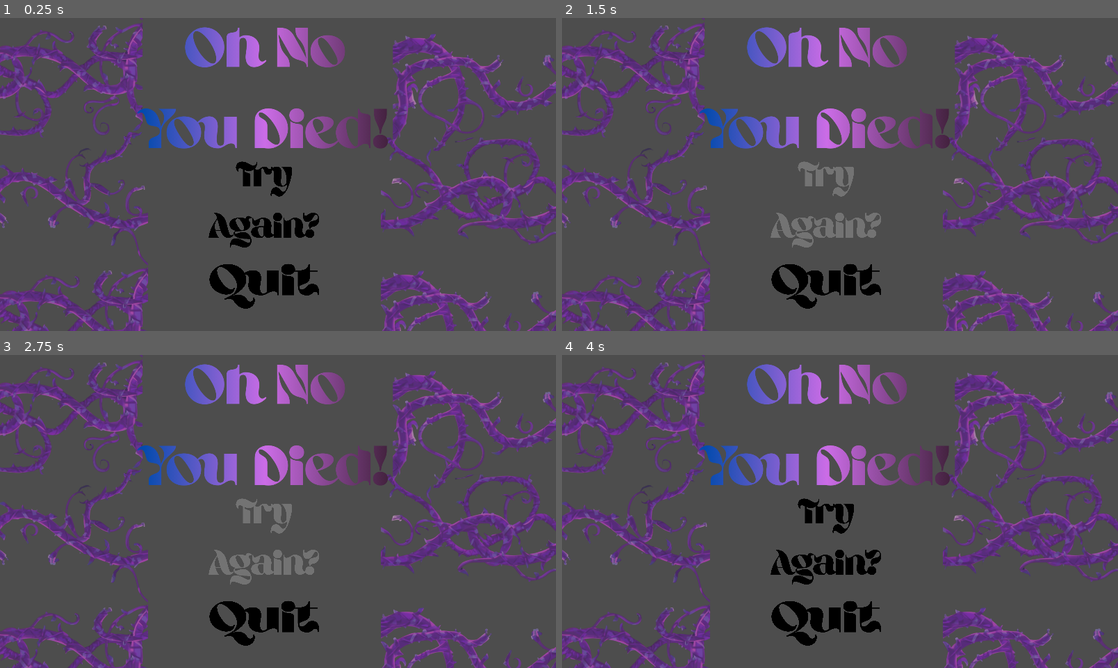
Above: before the commit, frames 1-4 (two rows, left to right).
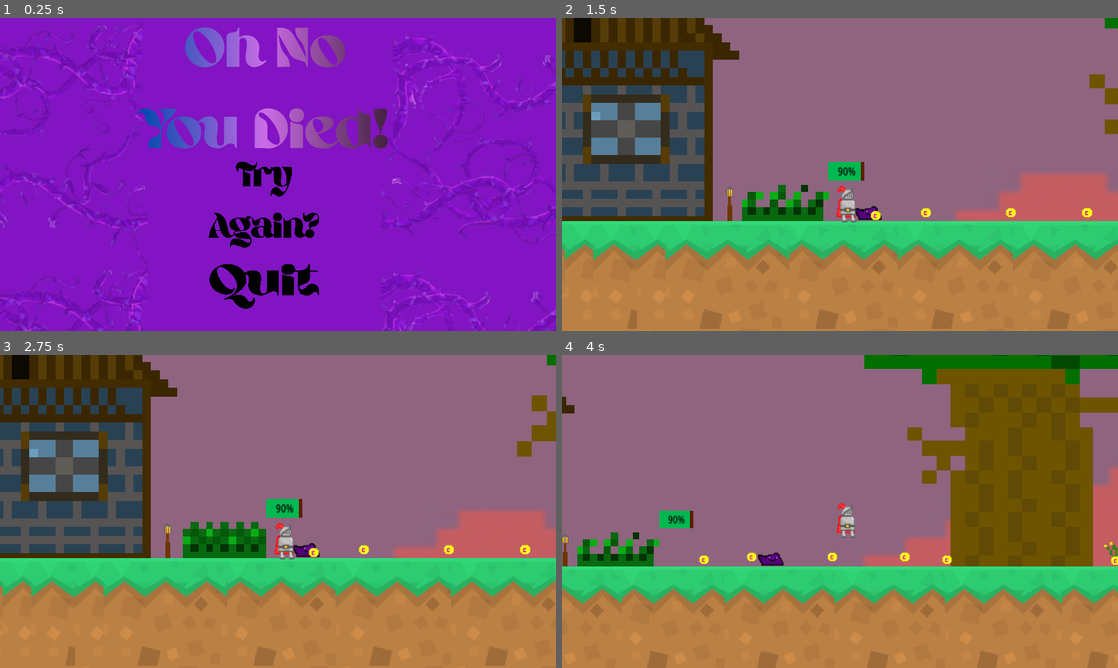
Above: after the commit, the same moments.

Repository: NotCritKai/TCITC
Game: Godot game, scene res://scenes/death_menu.tscn
Two runs of this game, one before a commit and one after it. Both use one fixed random seed, a clock stepped at 60 frames per second and the inputs below. This scene is started directly instead of the project's main scene.
Inputs (mouse positions are in pixels of both pictures, inside the frame that each line leads up to):
- Up to frame 1 (0.25 s): no input
- Up to frame 2 (1.5 s): click (823, 202) at 0.5 s; click (823, 202) at 1.27 s
- Up to frame 3 (2.75 s): click (261, 539) at 2.02 s
- Up to frame 4 (4 s): tap Enter at 2.75 s; move the mouse to (962, 495) at 2.77 s; hold Mouse wheel up (zoom_in) 2.78-3.53 s; hold D (move_right) from 2.78 s (still down); tap W (jump) at 3.02, 3.77 s; move the mouse to (728, 527) at 3.52 s; tap Mouse wheel down (zoom_out) at 3.6 s

The runs differ from the first frame. In frame 1, 93% of the frame differs, in the area x 0-100%, y 0-100%; in frame 2, 97%; in frame 3, 97%; in frame 4, 100%.

Commit message:
Death Scene

Diff:
--- a/scenes/Main_Menu.tscn
+++ b/scenes/Main_Menu.tscn
@@ -65,6 +65,7 @@
 theme_override_styles/panel = SubResource("StyleBoxTexture_yul0p")
 
 [node name="Button" type="Button" parent="."]
+layout_mode = 0
 offset_left = 79.0
 offset_top = 521.0
 offset_right = 333.0
@@ -78,6 +79,7 @@
 theme_override_styles/focus = SubResource("StyleBoxEmpty_25u8g")
 
 [node name="Button2" type="Button" parent="."]
+layout_mode = 0
 offset_left = 834.0
 offset_top = 525.0
 offset_right = 1060.0
--- a/scenes/death_menu.gd
+++ b/scenes/death_menu.gd
@@ -1,10 +1,7 @@
 extends Control
 
-
-
 func _on_try_again_pressed():
-	get_tree().reload_current_scene()
-
+	get_tree().change_scene_to_file("res://scenes/Scene1GAME.tscn")
 
 func _on_quit_pressed():
 	get_tree().quit()
--- a/scenes/death_menu.tscn
+++ b/scenes/death_menu.tscn
@@ -39,6 +39,13 @@
 grow_vertical = 2
 script = ExtResource("1_jj7tr")
 
+[node name="ColorRect" type="ColorRect" parent="."]
+offset_left = -10.0
+offset_top = -10.0
+offset_right = 1160.0
+offset_bottom = 654.0
+color = Color(0.509804, 0.0784314, 0.764706, 1)
+
 [node name="Panel" type="Panel" parent="."]
 layout_mode = 0
 offset_right = 1152.0
--- a/scripts/kill_zone.gd
+++ b/scripts/kill_zone.gd
@@ -8,4 +8,4 @@
 
 
 func _on_timer_timeout():
-	get_tree().reload_current_scene()
+	get_tree().change_scene_to_file("res://scenes/death_menu.tscn")
